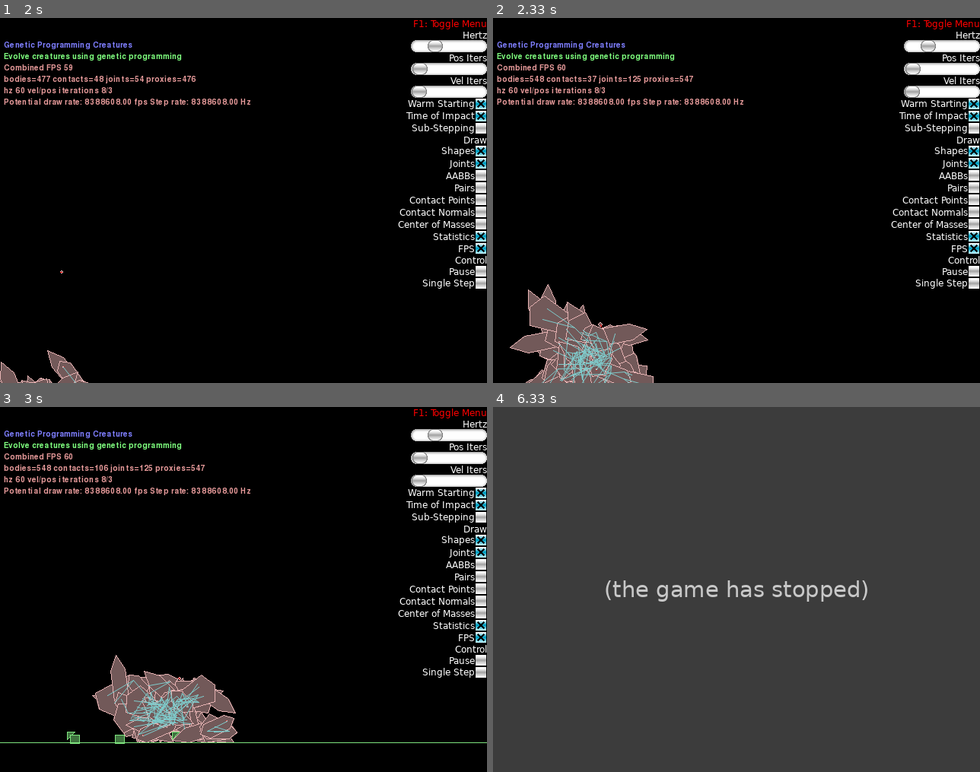
Above: before the commit, frames 1-4 (two rows, left to right).
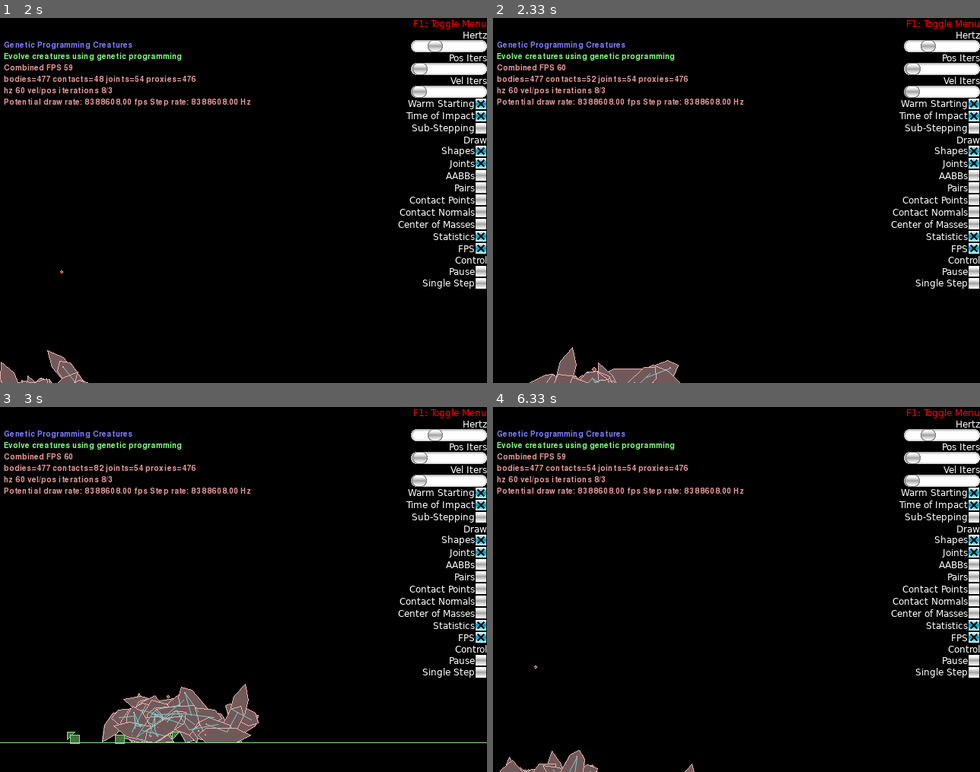
Above: after the commit, the same moments.

Repository: deniseklep/NC_creatures
Game: pygame game, started from main.py
Same seed, same stepped clock (60 frames per second), same inputs: the game is played once before the commit and once after it.
Inputs (mouse positions are in pixels of both pictures, inside the frame that each line leads up to):
- Up to frame 1 (2 s): click (243, 200) at 0.38 s; hold Right 0.67-1.13 s; tap Space at 0.73, 1.03, 1.28, 1.62, 1.92 s; tap Z at 0.82 s; hold Up 1.22-1.52 s; tap X at 1.37 s; hold Right from 1.55 s (still down)
- Up to frame 2 (2.33 s): release Right at 2.02 s; hold Left from 2.05 s (still down); tap Space at 2.12 s; tap Z at 2.2 s
- Up to frame 3 (3 s): tap Space at 2.42, 2.68 s; release Left at 2.58 s; hold Down 2.62-2.92 s; tap X at 2.77 s; hold Left from 2.95 s (still down)
- Up to frame 4 (6.33 s): tap Space at 3.02, 3.32, 3.45, 3.85, 4.15, 4.52, 4.92, 5.22, 5.42, 5.72, 5.92, 6.25 s; release Left at 3.35 s; hold Up 3.38-3.75 s; tap Z at 3.53, 5 s; hold Right 3.78-4.42 s; tap X at 3.93, 5.5 s; hold Down 4.45-4.82 s; hold Left 4.85-5.32 s; hold Right 5.35-5.82 s; hold Up 5.85-6.15 s; hold Right from 6.18 s (still down)

Frame 1 is identical in both runs. In frame 2, 4.6% of the frame differs, in the area x 3-42%, y 15-100%; in frame 3, 4.2%; in frame 4, 99%, in the area x 0-100%, y 0-100%.
Error before the commit: TypeError: 'NoneType' object is not subscriptable (main.py line 267); the game stopped at 6.03 s (later frames are placeholders)

Commit message:
finished evolution

Diff:
--- a/main.py
+++ b/main.py
@@ -12,7 +12,7 @@
     motorOn = True
 
     # Evolution parameters:
-    max_simulation_time = 2.
+    max_simulation_time = 30.
     population_size = 20
     max_depth = 5
     terminal_set = ['E']
@@ -52,26 +52,28 @@
             ]
         )
 
-        obstacle_count = 400
+        self.obstacle_count = 400
 
         # Pre-defined obstacle types
-        box = b2FixtureDef(
+        self.box = b2FixtureDef(
             shape=b2PolygonShape(box=(0.6, 0.6)), #large
             density=1,
             friction=0.3)
-        circle = b2FixtureDef(
+        self.circle = b2FixtureDef(
             shape=b2CircleShape(radius=0.2), #small
             density=1)
-        triangle = b2FixtureDef(
+        self.triangle = b2FixtureDef(
             shape=b2PolygonShape(vertices=[(0,0),(1,1),(0,1)]), #middle
             density=1)
 
         # Randomly generated obstacle shapes and distances
-        obstacles = [box, circle, triangle]
-        for i in range(obstacle_count):
+        obstacle_set = [self.box, self.circle, self.triangle]
+        self.obstacles = []
+        for i in range(self.obstacle_count):
             obstacle = self.world.CreateStaticBody(
-                fixtures=random.choice(obstacles),
+                fixtures=random.choice(obstacle_set),
                 position=(-40 + np.int(np.random.choice(40, 1).squeeze()) * i, 0.5))
+            self.obstacles.append(obstacle)
 
         # Create initial population
         for i in range(self.population_size):
@@ -116,8 +118,21 @@
             self.write_to_csv(self.depth_file, self.average_depth)
             print('Average depth: {}'.format(self.average_depth))
 
+            # Destroy previous obstacles
+            for i in self.obstacles:
+                self.world.DestroyBody(i)
+
+            # Randomly generated obstacle shapes and distances
+            obstacle_set = [self.box, self.circle, self.triangle]
+            self.obstacles = []
+            for i in range(self.obstacle_count):
+                obstacle = self.world.CreateStaticBody(
+                    fixtures=random.choice(obstacle_set),
+                    position=(-40 + np.int(np.random.choice(40, 1).squeeze()) * i, 0.5))
+                self.obstacles.append(obstacle)
+
             self.generation += 1
-            best_creatures = self.select_best_creatures(self.creatures, 5)
+            best_creatures = self.select_best_creatures(self.creatures)
             best_graphs = [creature.graph for creature in best_creatures]
             new_graphs = self.evolve_creatures(best_graphs, self.population_size)
             new_population = [self.creature_from_graph(graph) for graph in new_graphs]
@@ -169,29 +184,33 @@
             self.find_child(g, m, tbdel)
 
 
-    def evolve_creatures(self, graphs, n=10, p_mut_part = 1.0, p_mut_param = 0.5, p_crossover = 0.5):
+    def evolve_creatures(self, graphs, n=10, p=[0.10, 0.15, 0.50 ,0.25]):
         # copy graphs until there are n
         new_graphs = []
         for i in range(n):
             new_graphs.append(graphs[i % len(graphs)].copy())
+
         # mutate every graph randomly
         for i, g in enumerate(new_graphs):
-            if np.random.random() < p_mut_part:
-                print('graph before: {}'.format(g))
+            chance = np.random.random()
+            if chance < p[0]:
+                #print('Mutating graph')
+                #print('graph before: {}'.format(g))
                 tbmut = random.choice([x for x in list(g.keys()) if not x.startswith('R')])
-                print('to be mutated: {}'.format(tbmut))
+                #print('to be mutated: {}'.format(tbmut))
                 tbdel = []
                 self.find_child(g, tbmut, tbdel)
                 #print('to be deleted: {}'.format(tbdel))
                 parent = self.find_parent(g, tbmut)
-                print('parent: {}'.format(parent))
+                #print('parent: {}'.format(parent))
                 g = self.delete_connections(g, tbmut, tbdel)
                 #print('graph after: {}'.format(g))
-                g = self.create_random_subgraph(parent, g)
+                g = self.create_random_subgraph(tbmut, parent, g)
                 #print('mutated graph: {}'.format(g))
                 new_graphs[i] = g
 
-            elif np.random.random() < p_mut_param:
+            elif chance < p[0]+p[1]:
+                #print('Mutating parameters')
                 tbmut = random.choice([x for x in list(g.keys()) if not x.startswith('R')])
                 split = tbmut.split('_')
                 part = self.decode_part(tbmut)
@@ -203,7 +222,8 @@
                 for k, v in g.items():
                     g[k] = [new_tbmut if i == tbmut else i for i in v]
 
-            elif np.random.random() < p_crossover:
+            elif chance < p[0]+p[1]+p[2]:
+                #print('Crossover')
                 og = g.copy()
                 tbcross1 = random.choice([x for x in list(g.keys()) if not x.startswith('R')])
                 children1 = []
@@ -230,6 +250,10 @@
                     new_graphs[i] = og
                     new_graphs[j] = og2
 
+            else:
+                #print('No')
+                pass
+        #print(len(new_graphs))
         return new_graphs
 
 
@@ -256,11 +280,20 @@
         return newpart
 
 
-    def create_random_subgraph(self, root, graph):
+    def create_random_subgraph(self, root, parent, graph):
         # Continue mutated graph from the parent of the deleted node downward
 
         anchor_set = {'L': 1, 'E': 0, 'S': 2, 'R': 1}
-        openlist = [root] # add parent of tbmut to openlist as root node
+        # openlist = [root] # add parent of tbmut to openlist as root node
+
+        prefix = root[0]
+        angle = np.random.randint(0, 360)
+        speed = np.random.randint(self.min_speed, self.max_speed)
+        length = np.random.randint(self.min_length, self.max_length)
+        graph_code = root.split('_')[-1]
+
+        openlist = [self.encode_part(prefix, angle, speed, length, graph_code)]
+        graph[parent].append(self.encode_part(prefix, angle, speed, length, graph_code))
 
         while len(openlist) > 0:
             part = openlist.pop()
